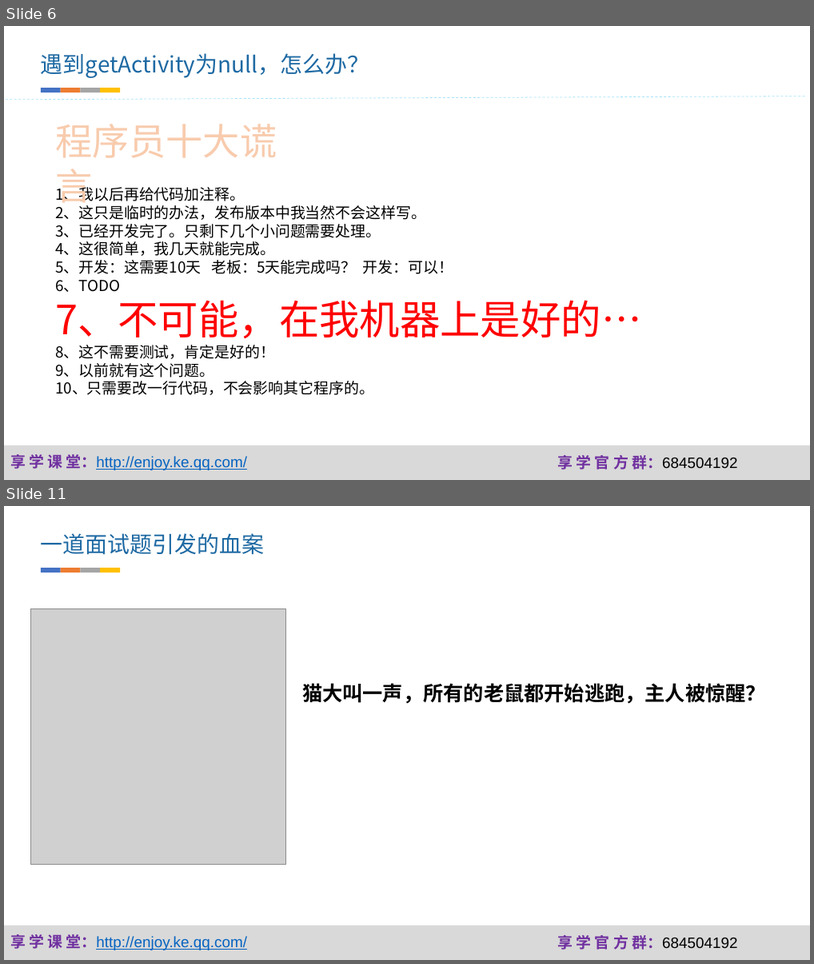
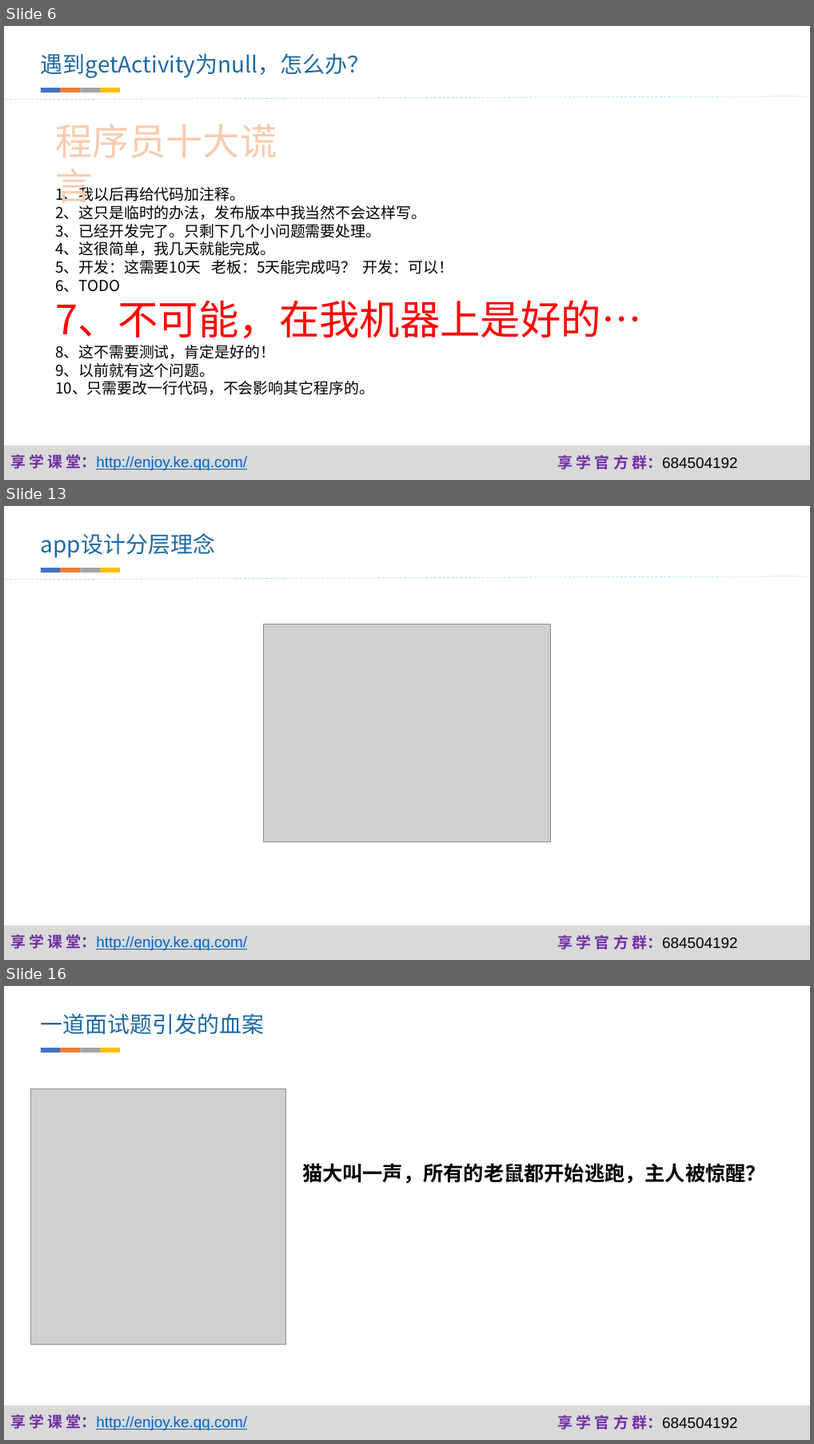
Before and after one commit to fanzhangvip/xiangxue, a slide deck: pre/Android Fragment爬坑记.pptx. Shown one above the other, each under a label of ours: slides 6 and 11 before the commit, slides 6, 13 and 16 after it; the slides between them are not shown. The pictures are 814x964 and 814x1444 pixels, drawn with LibreOffice and Linux fonts; fonts in the diff are those of the drawing; grey boxes stand for pictures; background and template pictures are left out. Boxes give left, top, right and bottom in pixels: in the first picture for what was removed or moved away, otherwise in the second. Text is boxed around its words. In the diff, an @@ line names an element or a change of style, - is before the commit and + after.

```diff
--- a/pre/Android Fragment爬坑记.pptx
+++ b/pre/Android Fragment爬坑记.pptx
@@ slide 13 added at (x1=4, y1=506, x2=810, y2=960), background #FFFFFF; not listed: 3 template elements that a slide beside it also shows @@
@@ text added at (x1=41, y1=533, x2=215, y2=558), 26.6 pt, text #1D69A3 @@
+app设计分层理念
@@ line added from (4, 580) to (807, 576), #00B0F0 0.75 pt dashed @@
@@ group added at (x1=41, y1=568, x2=120, y2=572): 4 rectangles @@
@@ picture added at (x1=263, y1=624, x2=551, y2=841) @@
@@ what was slide 11 is now slide 16 @@
```
Also in this commit, not shown: 8 slides changed, 9 other slides added, 12 other files.
